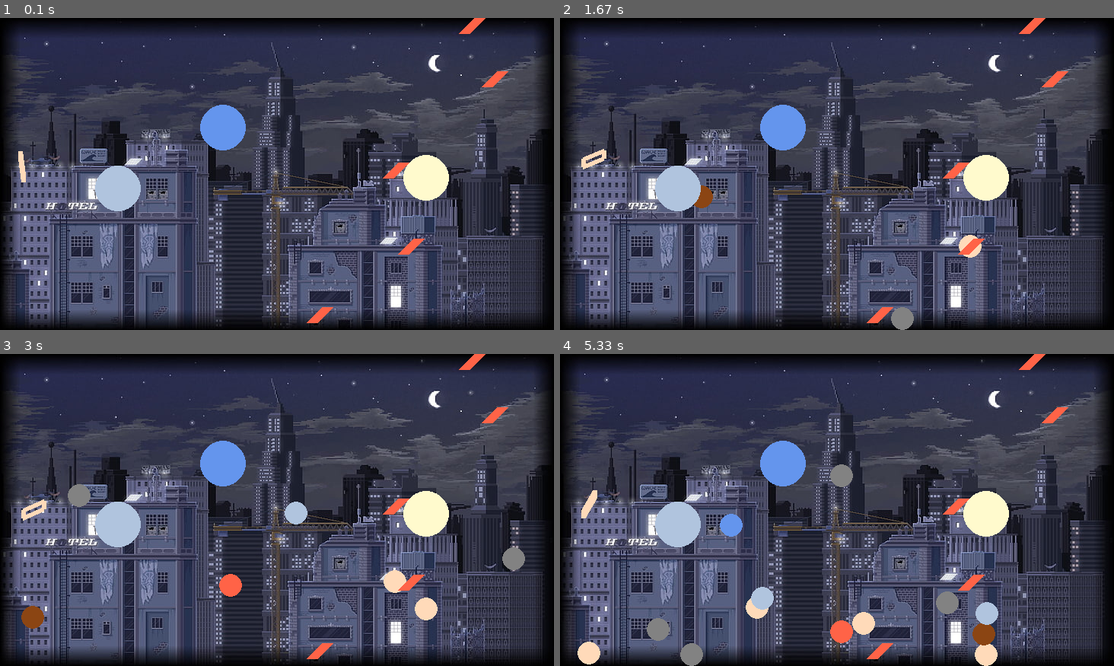
Above: before the commit, frames 1-4 (two rows, left to right).
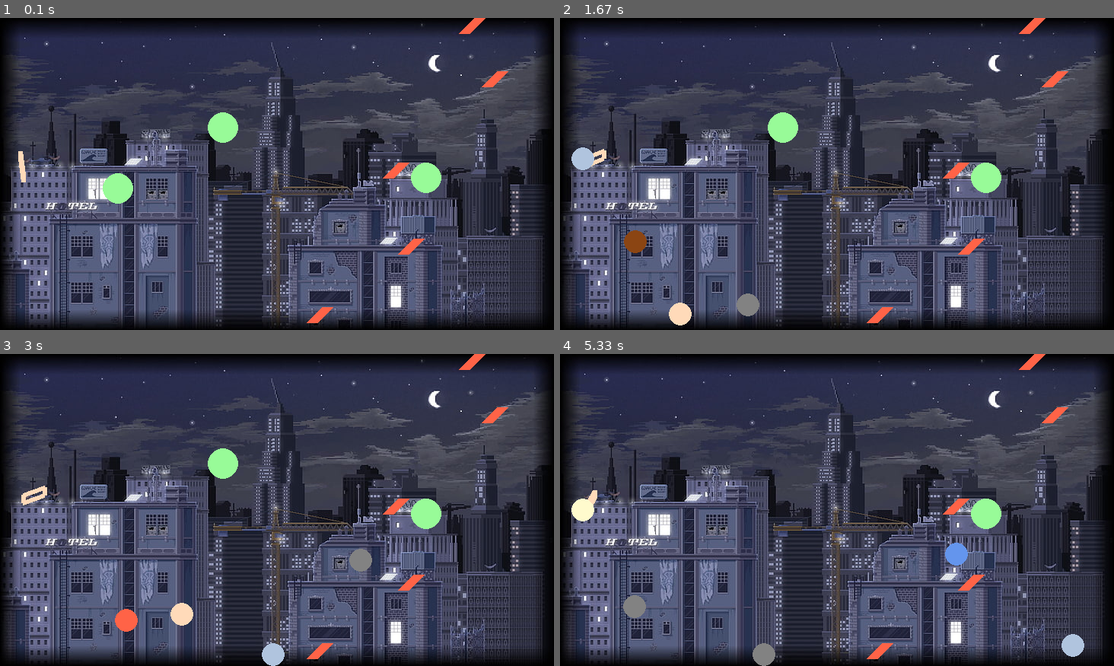
Above: after the commit, the same moments.

Repository: python-practice-b02-006/gribova
Game: pygame game, started from the_last_lab/my_guns.py
Same seed, same stepped clock (60 frames per second), same inputs: the game is played once before the commit and once after it.
Inputs (mouse positions are in pixels of both pictures, inside the frame that each line leads up to):
- Up to frame 1 (0.1 s): no input
- Up to frame 2 (1.67 s): click (837, 174) at 0.38 s; hold Up 0.67-1.13 s; click (1014, 164) at 0.75 s; hold Down 1.17-1.47 s; click (704, 177) at 1.25 s; hold Up from 1.5 s (still down); click (665, 127) at 1.58 s
- Up to frame 3 (3 s): release Up at 1.87 s; hold Down 1.9-2.27 s; click (360, 400) at 1.98 s; hold Up 2.3-2.6 s; click (343, 538) at 2.38 s; hold Down 2.63-2.93 s; click (288, 403) at 2.72 s; hold Up from 2.97 s (still down)
- Up to frame 4 (5.33 s): click (637, 500) at 3.05 s; release Up at 3.33 s; hold Down 3.37-3.73 s; click (842, 541) at 3.45 s; click (1047, 628) at 3.82 s; hold Up 4.1-4.4 s; click (981, 559) at 4.18 s; hold Down 4.43-4.73 s; click (748, 407) at 4.52 s; hold Up 4.77-5.13 s; click (981, 481) at 4.85 s; hold Down from 5.17 s (still down); click (626, 441) at 5.25 s

The runs differ from the first frame. In frame 1, 2.8% of the frame differs, in the area x 17-82%, y 27-62%; in frame 2, 4.2%; in frame 3, 5.5%; in frame 4, 6.8%, in the area x 2-95%, y 27-100%.

Commit message:
everything works

Diff:
--- a/the_last_lab/my_guns.py
+++ b/the_last_lab/my_guns.py
@@ -59,11 +59,11 @@
             self.coord[i] += int(self.vel[i] * t_step)
         self.wall()
         if self.vel[0]**2 + self.vel[1]**2 < 2**2 and self.coord[1] > SIZE[1] - 2*self.rad:
-               self.is_alive = False
+               self.alive = False
 
     def wall(self):
         n = [[1, 0], [0, 1]]
-        obstacles = [[[410, 400], [430,380]], [[510, 210],[530, 190]],
+        obstacles = [[[410, 400], [430,380]], [[510+10, 210],[530+10, 190]],
              [[610, 20], [630, 0]], [[640, 90], [660, 70]], [[530, 310], [550,290]]]
         for i in range(2):
             if self.coord[i] < self.rad:
@@ -79,12 +79,19 @@
                         self.coord[0] = int(obstacles[i][j][0]-self.rad/2**0.5)
                     else:self.coord[0] = int(obstacles[i][j][0]+self.rad/2**0.5)
                     if self.vel[1]>0:
-                        self.coord[1] = int(obstacles[i][j][1] -self.rad/2**0.5)
-                    else:self.coord[1] = int(obstacles[i][j][1] +self.rad/2**0.5)
+                        self.coord[1] = int(obstacles[i][j][1]-self.rad/2**0.5)
+                    else:self.coord[1] = int(obstacles[i][j][1]+self.rad/2**0.5)
                     self.flip_vel(n[0])
                     self.flip_vel(n[1])
-
-
+            if (self.coord[0] - 0.5*(obstacles[i][0][0]+obstacles[i][1][0]))**2 + (self.coord[1] - 0.5*(obstacles[i][0][1]+obstacles[i][1][1]))**2 < self.rad**2:
+                if self.vel[0]>0:
+                    self.coord[0] = int(obstacles[i][j][0]-self.rad/2**0.5)
+                else:self.coord[0] = int(obstacles[i][j][0]+self.rad/2**0.5)
+                if self.vel[1]>0:
+                    self.coord[1] = int(obstacles[i][j][1]-self.rad/2**0.5)
+                else:self.coord[1] = int(obstacles[i][j][1]+self.rad/2**0.5)
+                self.flip_vel(n[0])
+                self.flip_vel(n[1])
 
     def flip_vel(self, axis, coef_perp=1, coef_par=1):
         vel = np.array(self.vel)
@@ -92,15 +99,16 @@
         n = n / np.linalg.norm(n)
         vel_perp = vel.dot(n) * n #скалярное произведение массиввов
         vel_par = vel - vel_perp
-        ans = -0.9*vel_perp * coef_perp + 0.93*vel_par * coef_par
+        ans = -0.9*vel_perp + 0.93*vel_par
         self.vel = ans.astype(np.int).tolist()
+        if vel_perp.any()<0.001: self.alive=False
 
     def draw(self, screen):
         pg.draw.circle(screen, self.color, self.coord, self.rad)
 
 
 class Gun():
-    def __init__(self, coord=[30, SIZE[1]//2], minp=30, maxp=40):
+    def __init__(self, coord=[30, SIZE[1]//2], minp=10, maxp=40):
         self.coord = coord
         self.angle = 0
         self.min_pow = minp
@@ -130,18 +138,27 @@
                int(self.power * np.sin(self.angle))]
         return Ball(list(self.coord), vel)
 
+    def gain(self, inc=2):
+        if self.active and self.power < self.max_pow:
+            self.power += inc
+
 class Target():
-    def __init__(self, coord=None, color=None, r=30):
+    def __init__(self, coord=None, color=None, r=20):
         if coord == None:
             coord = [randint(r, SIZE[0] - r), randint(r, SIZE[1] - r)]
         self.coord = coord
-        self.rad = r
+        self.rad = 20
         if color == None:
-            color = COLORS[randint(0,len(COLORS)-1)]
-        self.color = color
+            color = (152, 251, 152)
+            self.color = color
 
     def draw(self, screen):
         pg.draw.circle(screen, self.color, self.coord, self.rad)
+
+    def check_collision(self, ball):
+        dist = sum([(self.coord[i] - ball.coord[i])**2 for i in range(2)])**0.5
+        min_dist = self.rad + ball.rad
+        return dist <= min_dist
 
 
 class Manager():
@@ -153,21 +170,30 @@
         self.balls = []
         self.missions()
 
-
-
-
     def move(self):
         self.gun.move()
         for i in self.balls:
             i.move()
+        dead_balls = []
+        for i, ball in enumerate(self.balls):
+            ball.move(g=3)
+            if not ball.alive:
+                dead_balls.append(i)
+        for i in reversed(dead_balls):
+            self.balls.pop(i)
+        self.gun.gain()
 
     def process(self, events, screen):
         done = self.handle_events(events)
         self.draw(screen)
         self.move()
+        self.collide()
         self.check_alive()
         if len(self.targets) == 0 and len(self.balls) == 0:
             self.missions()
+        if pg.mouse.get_focused():
+            mouse_pos = pg.mouse.get_pos()
+            self.gun.set_angle(mouse_pos)
         return done
 
     def draw(self, screen):
@@ -213,13 +239,27 @@
 
         for i in reversed(dead_balls):
             self.balls.pop(i)
+
     def missions(self):
         for i in range(self.n_targets):
             self.targets.append(Target(r=randint(max(1, 30 - 2*max(0, self.score_t.score())),
                 30 - max(0, self.score_t.score()))))
 
+    def collide(self):
+        collisions = []
+        targets_c = []
+        for i, ball in enumerate(self.balls):
+            for j, target in enumerate(self.targets):
+                if target.check_collision(ball):
+                    collisions.append([i, j])
+                    targets_c.append(j)
+        targets_c.sort()
+        for j in reversed(targets_c):
+            self.score_t.t_destr += 1
+            self.targets.pop(j)
+
 screen = pg.display.set_mode(SIZE)
-pg.display.set_caption("Nikita's work")
+pg.display.set_caption("Now it's my work")
 clock = pg.time.Clock()
 
 mgr = Manager(3)
@@ -230,7 +270,7 @@
 screen.blit(SC_IMG, (0, 0))
 
 while not done:
-    clock.tick(15)
+    clock.tick(30)
     done = mgr.process(pg.event.get(), screen)
     pg.display.flip()
 
